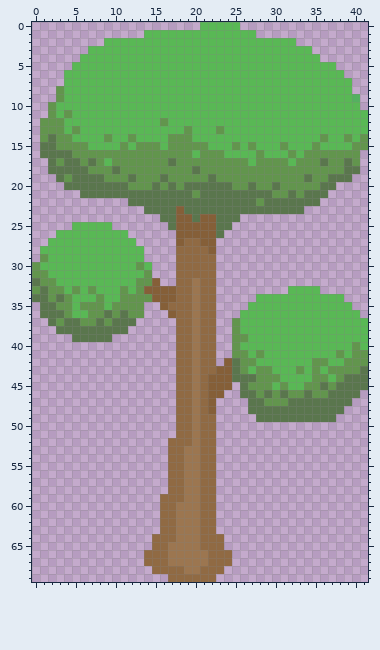
Two states of a sprite sheet, bla/Level/Décor/Prairie/arbre.png. The first picture shows the starting point.
The file is 42x70 pixels.
The result:
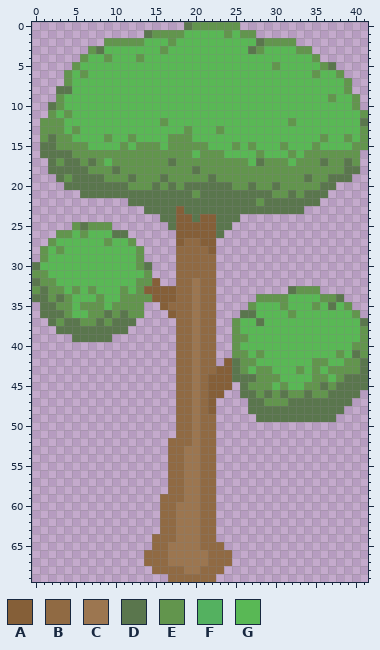
Palette (. is transparent): A #855f38  B #906a43  C #9c7650  D #5a764d  E #62954d  F #54b160  G #59b855
Difference:
Changed rows in their new state; - is an unchanged pixel.
first column x 2:
 0 -----------------DEEEEEE----------------
 1 ------------DEEEE-----E-EE--------------
 2 -------EEEEE---E----------DEEEE---------
 3 -----ED-------E----------DE----EE-------
 4 ----E--E---E---------------------E------
 5 ---E------------------------E-----ED----
 6 --E-E----------------------------E--E---
 7 --E----------------------------------E--
 8 -DD----------------------------------E--
 9 -----------------------------------E--E-
10 DE------------------------------------E-
11 ---------------------------------------E
12 ------------------------------E--------D
13 ---------------------------------------E
first column x 28:
17 D
first column x 0:
25 -----EDEEE--------------------------------
26 ---EE-E---DD------------------------------
27 --E------E--E-----------------------------
28 -E-E---------E----------------------------
29 -------------E----------------------------
30 D-------------D---------------------------
33 --------------------------------DEEE------
34 ----------------------------EEEE----EED---
35 ---------------------------E---E---E-D-E--
36 --------------------------DD----E-------E-
37 ----------------------------D------------D
38 -----------------------------------------E
39 -----------------------------------------E
40 -----------------------------------------E
41 ----------------------------------------D-
42 -----------------------------------------D
first column x 23:
64 .
Boxes around the changes in both pictures, in picture pixels (x1, y1, x2, y2):
changed: (48, 22, 368, 166)
changed: (32, 222, 152, 270)
changed: (240, 286, 368, 366)
erased: (216, 534, 224, 542)
